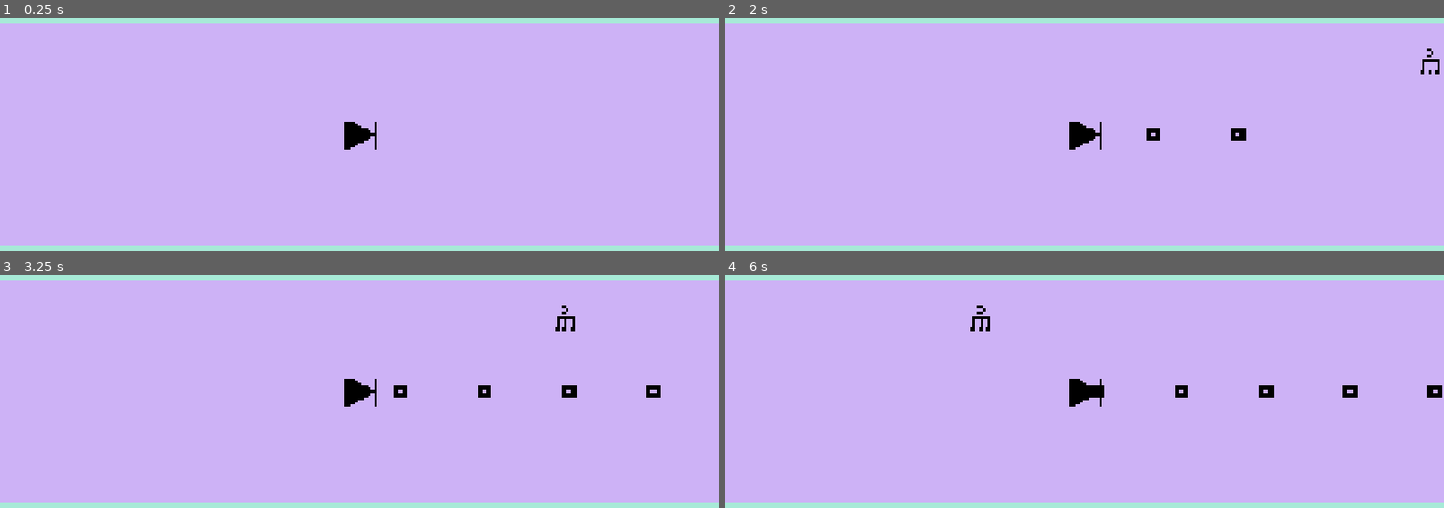
Above: before the commit, frames 1-4 (two rows, left to right).
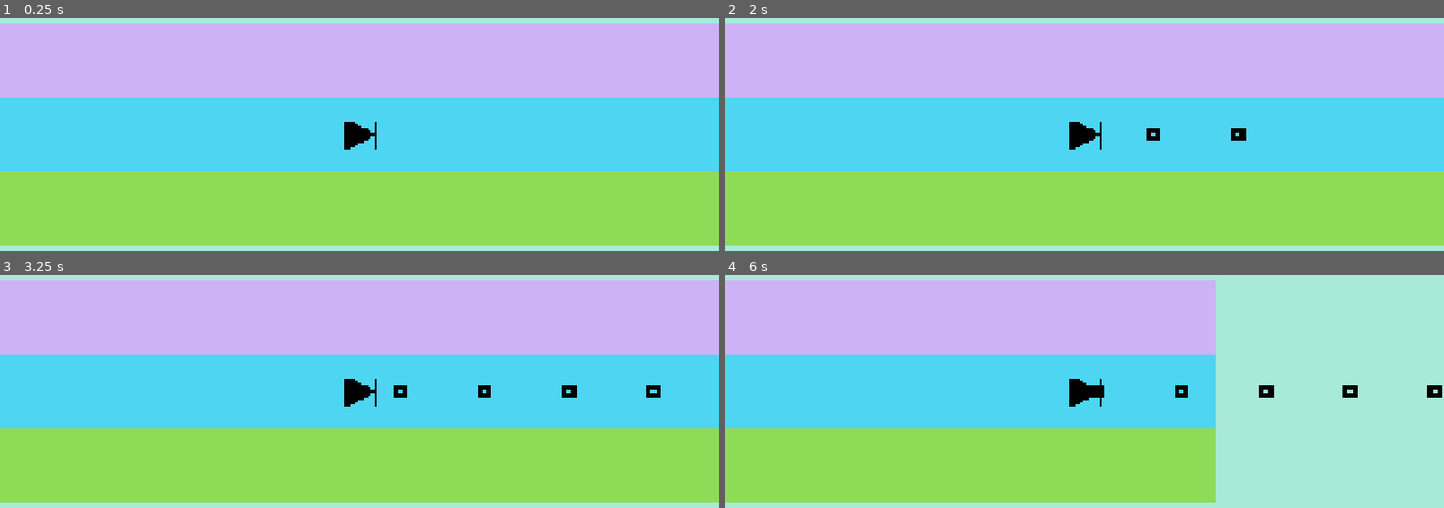
Above: after the commit, the same moments.

Repository: chorwat2137/haven-2026
Game: Godot game, scene res://scenes/main.tscn
The game is run twice, just before and just after one commit, with the same random seed, the same clock (stepped at 60 frames per second) and the same inputs. This scene is started directly instead of the project's main scene.
Inputs:
- Up to frame 1 (0.25 s): no input
- Up to frame 2 (2 s): tap Enter (ui_accept) at 0.5, 0.77, 1.52 s; hold Right (ui_right) from 0.53 s (still down); tap Space (shoot) at 0.6, 1.35 s
- Up to frame 3 (3.25 s): release Right (ui_right) at 2.03 s; hold Left (ui_left) 2.03-2.78 s; tap Space (shoot) at 2.1, 2.85 s; hold Right (ui_right) from 2.78 s (still down); tap Enter (ui_accept) at 3.02 s
- Up to frame 4 (6 s): tap Space (shoot) every 0.75 s from 3.6 to 5.85 s; tap Enter (ui_accept) at 3.77, 4.52 s; release Right (ui_right) at 4.28 s; hold Left (ui_left) 4.28-5.03 s; hold Right (ui_right) 5.03-5.78 s; hold Left (ui_left) from 5.78 s (still down)

The runs differ from the first frame. In frame 1, 63% of the frame differs, in the area x 0-100%, y 34-98%; in frame 2, 63%; in frame 3, 63%; in frame 4, 73%, in the area x 0-100%, y 2-98%.
Error after the commit: Invalid access to property or key 'position' on a base object of type 'null instance'. (res://scripts/main.gd:37)

Commit message:
Automatic sync

Diff:
--- a/scenes/main.tscn
+++ b/scenes/main.tscn
@@ -9,12 +9,26 @@
 
 [node name="Spectrum" parent="." unique_id=137574055 instance=ExtResource("3_sugp2")]
 
-[node name="Linia" type="ColorRect" parent="." unique_id=1398734596]
+[node name="Linia2" type="ColorRect" parent="." unique_id=1270531464]
 offset_left = -780.0
 offset_top = 240.0
 offset_right = 2650.0
+offset_bottom = 440.0
+color = Color(0.852, 0.63, 1, 0.7647059)
+
+[node name="Linia3" type="ColorRect" parent="." unique_id=1715034830]
+offset_left = -780.0
+offset_top = 440.0
+offset_right = 2650.0
+offset_bottom = 640.0
+color = Color(0.20026606, 0.81195885, 0.9795131, 0.7647059)
+
+[node name="Linia4" type="ColorRect" parent="." unique_id=1620266623]
+offset_left = -780.0
+offset_top = 640.0
+offset_right = 2650.0
 offset_bottom = 840.0
-color = Color(0.852, 0.63, 1, 0.7647059)
+color = Color(0.52649975, 0.83965874, 0.18535423, 0.7647059)
 
 [node name="Player" parent="." unique_id=2121710803 instance=ExtResource("1_o5qli")]
 
